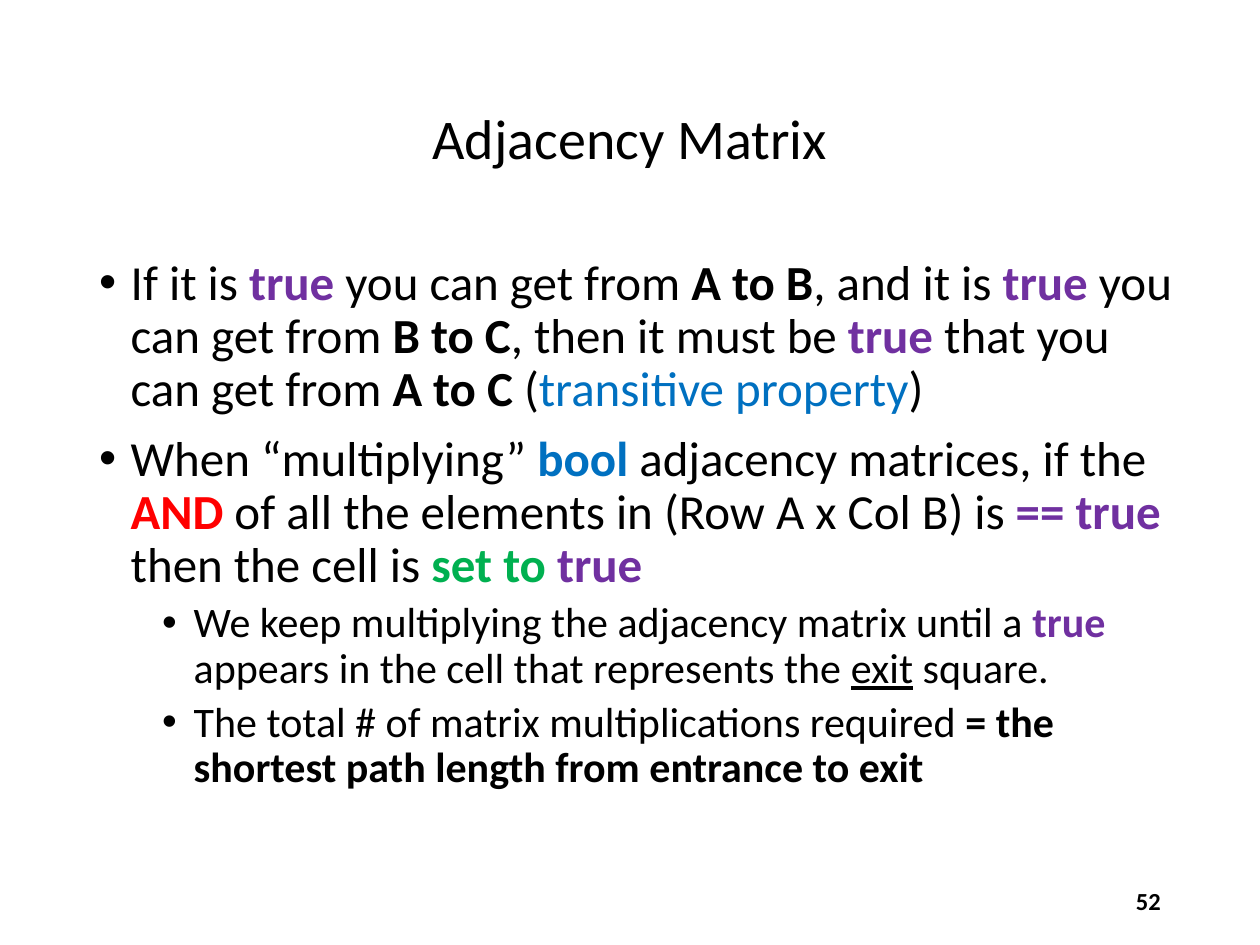
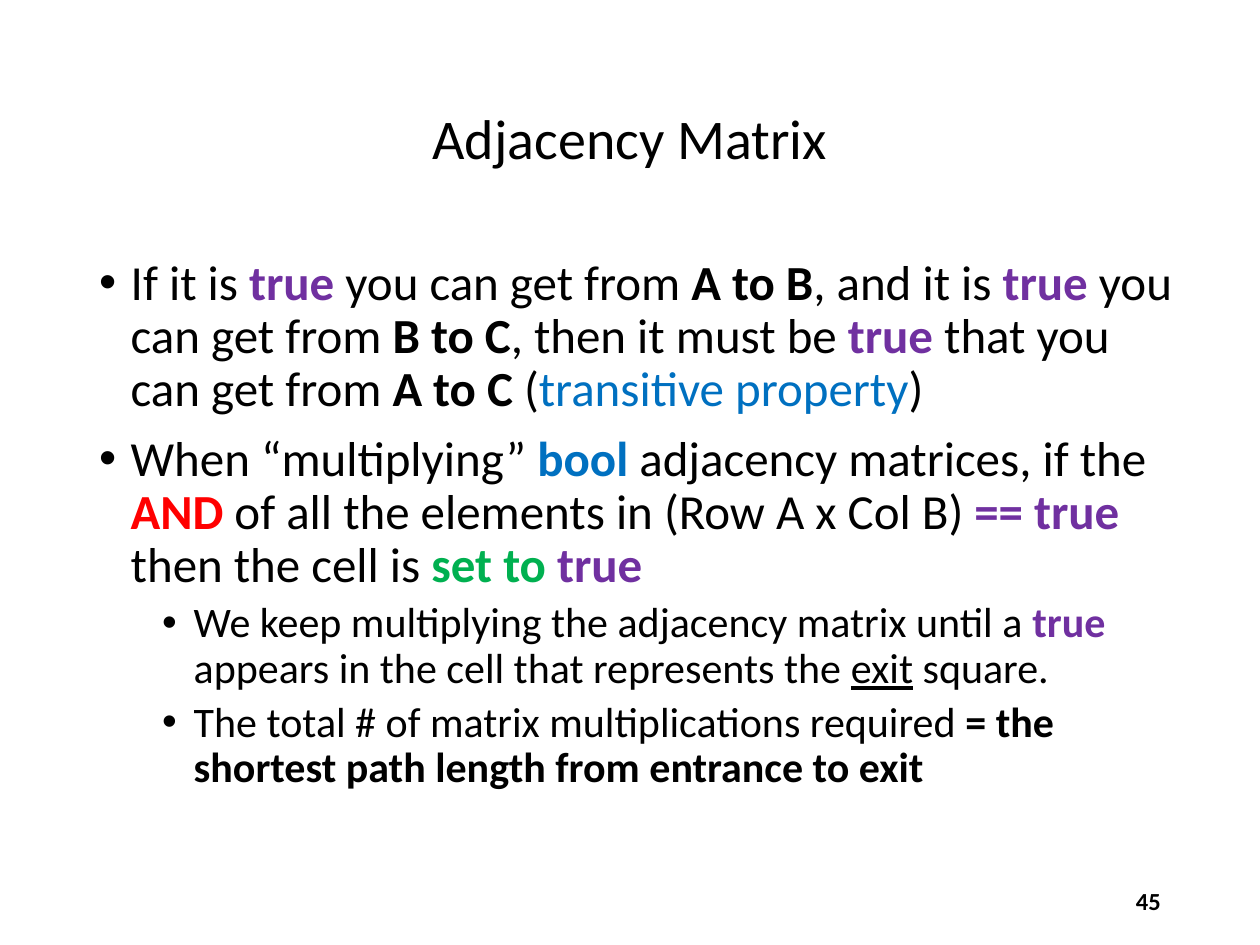
Before and after one commit to dbiersach/scicomp301-cpp-linux, a slide deck: slide 45 of session22/Session 22 - Search Algorithms, Adjacency Matrix.pptx (slide 52 before the commit). Drawn at 1260x945 pixels with LibreOffice and Linux fonts; fonts in the diff are those of the drawing. Boxes give left, top, right and bottom in pixels: in the first picture for what was removed or moved away, otherwise in the second. Text is boxed around its words. In the diff, an @@ line names an element or a change of style, - is before the commit and + after.

```diff
--- a/session22/Session 22 - Search Algorithms, Adjacency Matrix.pptx
+++ b/session22/Session 22 - Search Algorithms, Adjacency Matrix.pptx
@@ text at bbox=[131, 441, 1146, 583]: text changed @@
-• When “multiplying” bool adjacency matrices, if the AND of all the elements in (Row A x Col B) is == true then the cell is set to true
+• When “multiplying” bool adjacency matrices, if the AND of all the elements in (Row A x Col B) == true then the cell is set to true
@@ page number at bbox=[1136, 894, 1161, 910]: text changed @@
-52
+45
```
Also in this commit, not shown: 22 other slides changed, 5 slides added, 10 slides removed, 8 other files.
